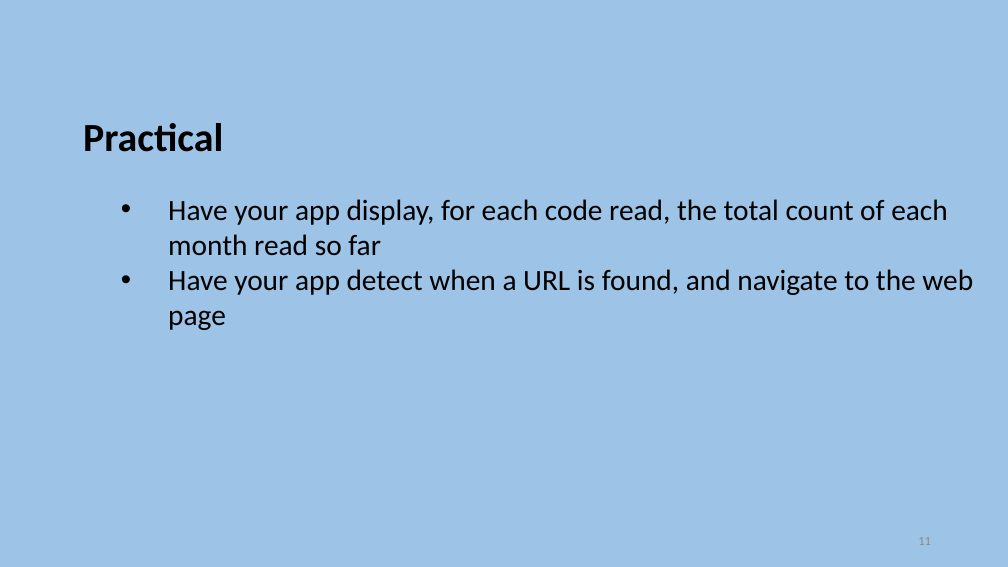
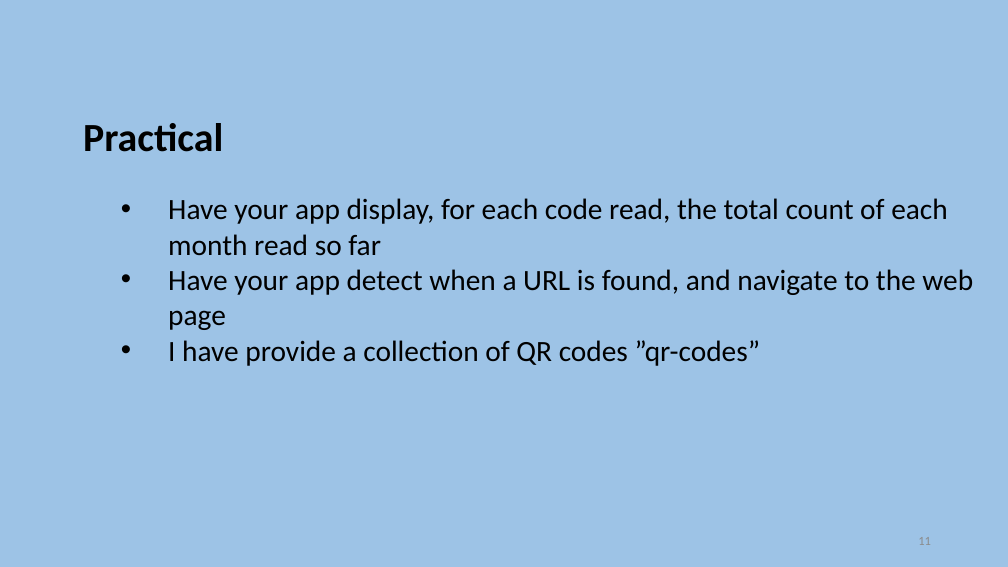
Before and after one commit to szetko/course-materials, a slide deck: slide 11 of Mobile/Week 12/S1. User Testing and QR Code Reader.pptx. Drawn at 1008x567 pixels with LibreOffice and Linux fonts; fonts in the diff are those of the drawing. Boxes give left, top, right and bottom in pixels: in the first picture for what was removed or moved away, otherwise in the second. Text is boxed around its words. In the diff, an @@ line names an element or a change of style, - is before the commit and + after.

```diff
--- a/Mobile/Week 12/S1. User Testing and QR Code Reader.pptx
+++ b/Mobile/Week 12/S1. User Testing and QR Code Reader.pptx
@@ text at box(168, 340, 760, 366): paragraph added @@
+      • I have provide a collection of QR codes ”qr-codes”
```
Also in this commit, not shown: 1 other slide changed, 4 other files.
